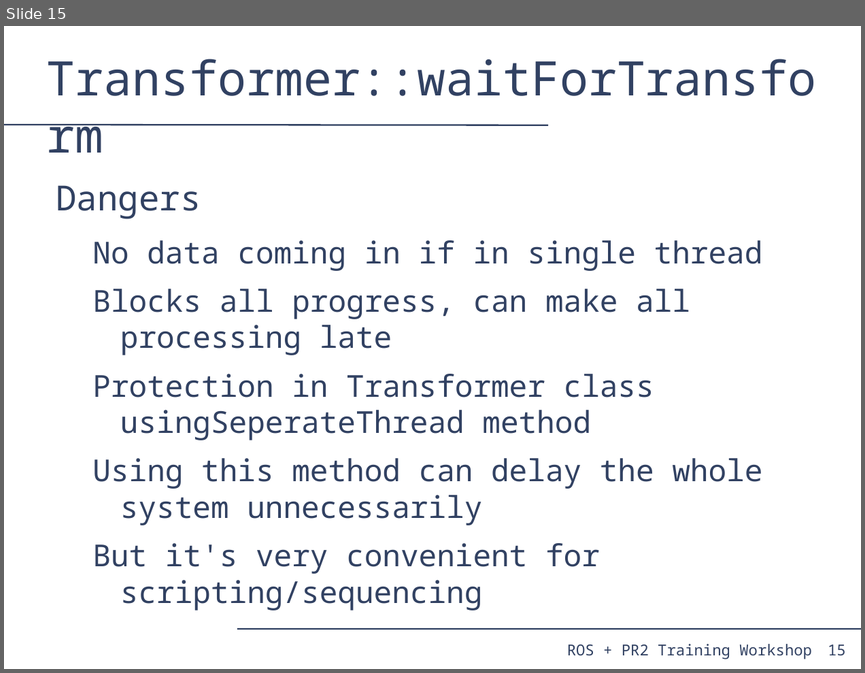
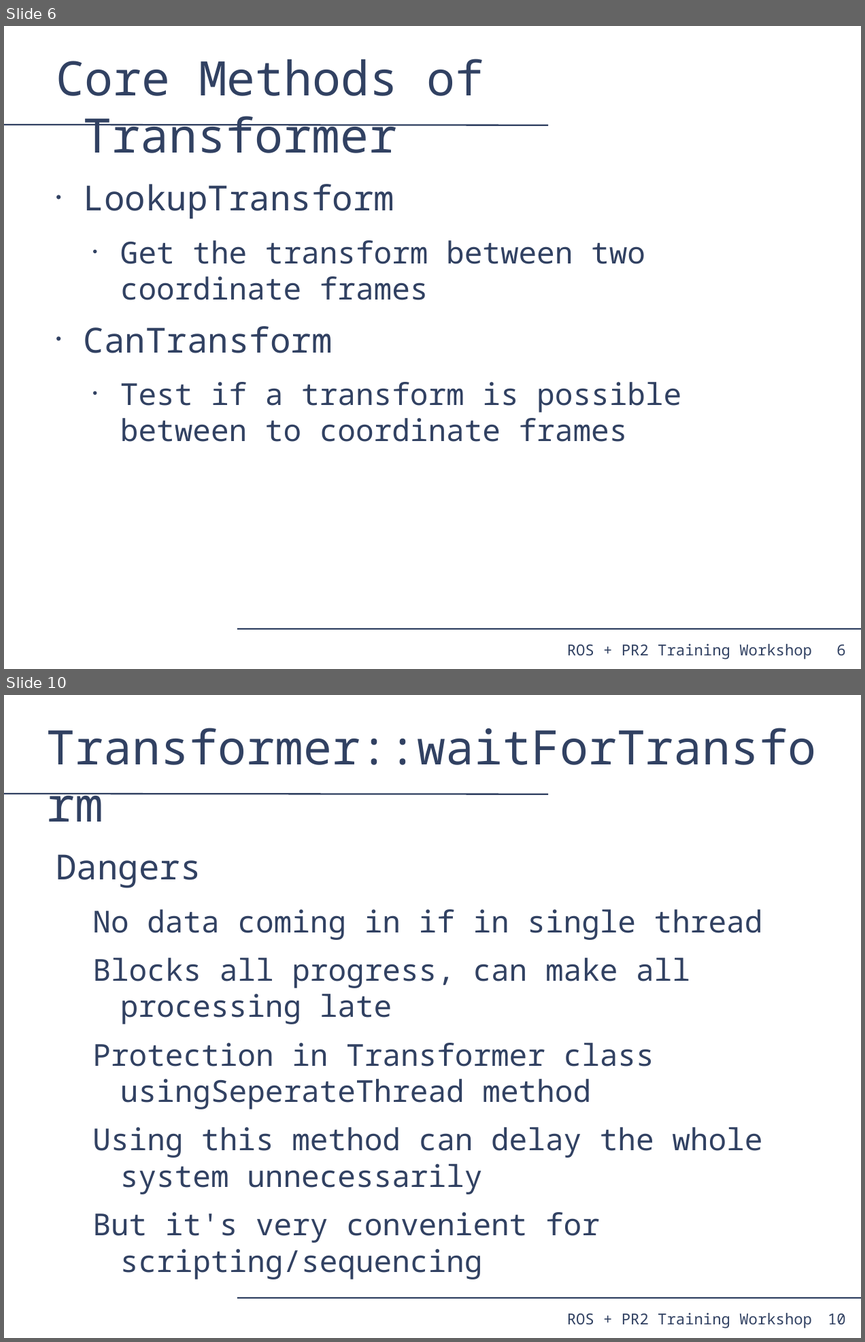
Before and after one commit to PR2/pr2_docs, a slide deck: pr2_training_workshop/tf/tf_training.odp. Shown one above the other, each under a label of ours: slide 15 before the commit, slides 6 and 10 after it; the slides between them are not shown. The pictures are 865x673 and 865x1342 pixels, drawn with LibreOffice and Linux fonts; fonts in the diff are those of the drawing. Boxes give left, top, right and bottom in pixels: in the first picture for what was removed or moved away, otherwise in the second. Text is boxed around its words. In the diff, an @@ line names an element or a change of style, - is before the commit and + after.

```diff
--- a/pr2_training_workshop/tf/tf_training.odp
+++ b/pr2_training_workshop/tf/tf_training.odp
@@ slide 6 added at [4,26,861,669], background #FFFFFF; not listed: 4 template elements that a slide beside it also shows @@
@@ title added at [56,59,483,153], 44 pt, text #314162 @@
+Core Methods of Transformer
@@ text added at [84,184,681,441], 28 pt, text #314162 @@
+• LookupTransform
+  • Get the transform between two coordinate frames
+• CanTransform
+  • Test if a transform is possible between to coordinate frames
@@ what was slide 15 is now slide 10 @@
@@ page number at [827,1313,846,1324]: text changed @@
-15
+10
```
Also in this commit, not shown: 8 slides changed, 5 other slides added, 14 slides removed, 1 other file.
